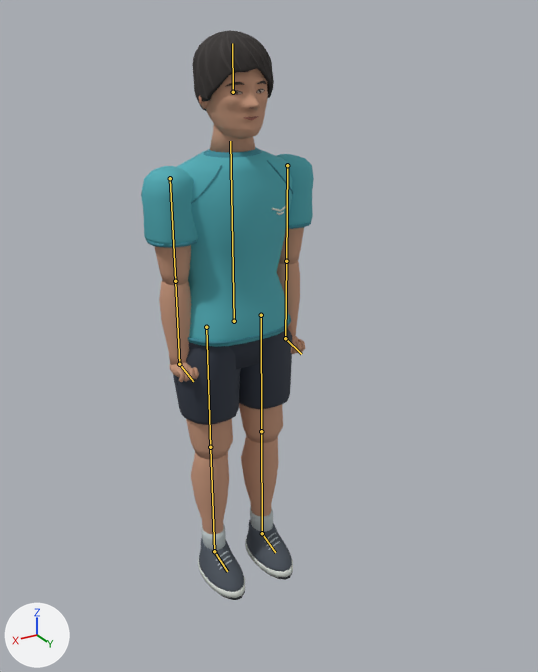
The Blender file models/ground-crew.blend: old version first, new version second.
One viewpoint serves both versions: a 50 mm camera at (0.992, 1.857, 1.76) aimed at (-0.052, 0.117, 0.89). The lights are fixed; the arrows at lower left show +X, +Y and +Z. The first picture is the older version. The bones that change are drawn over the model as lines.

Names of what the first picture shows: 'HairSwept', 'Head', 'L_ArmEnd', 'L_ArmLower', 'L_ArmUpper', 'L_LegEnd', 'L_LegLower', 'L_LegUpper', 'R_ArmEnd', 'R_ArmLower', 'R_ArmUpper', 'R_LegEnd', 'R_LegLower', 'R_LegUpper', 'Torso'.
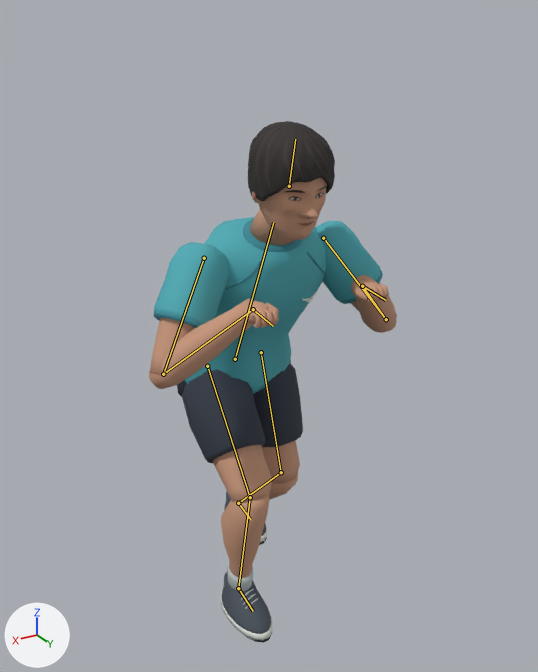
The newer file adds an action. The first version stands in its rest pose; the second is drawn at frame 1 of the action 'Crew Release'.

Boxes [x1, y1, x2, y2] around the edits, measured in the pictures (538 x 672 px):
'Torso', posed (27% wider, 22% shorter): before [177, 125, 294, 369]; after [177, 208, 326, 397]
'R_ArmUpper', posed (38% wider, 12% taller): before [141, 166, 198, 285]; after [150, 242, 229, 376]
'R_LegUpper', posed: before [173, 346, 241, 459]; after [182, 370, 272, 504]
'HairSwept', posed (6% wider): before [192, 30, 274, 111]; after [248, 121, 335, 201]
'L_LegUpper', posed: before [239, 328, 292, 443]; after [253, 362, 303, 483]
'Head', posed: before [199, 69, 268, 139]; after [252, 178, 327, 240]
'R_LegLower', posed (26% wider): before [191, 452, 229, 550]; after [221, 495, 269, 591]
'L_ArmUpper', posed: before [277, 154, 314, 264]; after [315, 221, 397, 318]
'R_ArmLower', posed: before [159, 281, 191, 365]; after [149, 299, 253, 389]
'R_LegEnd', posed (8% wider, 14% taller): before [198, 538, 245, 600]; after [221, 572, 272, 643]
'L_LegLower', posed: before [241, 436, 279, 532]; after [269, 475, 298, 500]
'L_ArmLower', posed: before [277, 262, 300, 337]; after [352, 275, 397, 333]
'L_LegEnd', posed (mostly hidden afterwards): before [245, 519, 293, 580]; after [223, 492, 267, 545]
'L_ArmEnd', posed: before [291, 335, 305, 354]; after [351, 278, 389, 302]
bone 'Spine', root to tip: before (234, 321) to (230, 141); after (235, 359) to (273, 222)
bone 'Neck', root to tip: before (233, 92) to (232, 43); after (289, 186) to (295, 139)
bone 'Upper arm.L', root to tip: before (287, 165) to (286, 261); after (323, 238) to (386, 319)
bone 'Forearm.L', root to tip: before (286, 261) to (285, 338); after (386, 319) to (362, 286)
bone 'Hand.L', root to tip: before (285, 338) to (301, 354); after (362, 286) to (385, 300)
bone 'Thigh.L', root to tip: before (261, 315) to (261, 431); after (261, 352) to (281, 472)
bone 'Shin.L', root to tip: before (261, 431) to (262, 533); after (281, 472) to (238, 503)
bone 'Foot.L', root to tip: before (262, 533) to (275, 552); after (238, 503) to (251, 520)
bone 'Upper arm.R', root to tip: before (170, 178) to (175, 281); after (204, 258) to (163, 374)
bone 'Forearm.R', root to tip: before (175, 281) to (179, 364); after (163, 374) to (253, 309)
bone 'Hand.R', root to tip: before (179, 364) to (193, 381); after (253, 309) to (273, 326)
bone 'Thigh.R', root to tip: before (206, 327) to (210, 447); after (207, 366) to (250, 497)
bone 'Shin.R', root to tip: before (210, 447) to (214, 551); after (250, 497) to (238, 588)
bone 'Foot.R', root to tip: before (214, 551) to (227, 571); after (238, 588) to (253, 611)

The change, as a diff of the scene's bpy script:
```diff
--- a/models/ground-crew.blend.py
+++ b/models/ground-crew.blend.py
@@ bone_spine @@
 bone_spine = bpy.data.objects['GroundCrewRig'].pose.bones['Spine']
-bone_spine.location = (0.0, 0.0, 0.0)
-bone_spine.rotation_quaternion = (1.0, 0.0, 0.0, 0.0)  # degrees (0, 0, 0)
+bone_spine.location = (0.0, -0.128, 0.0)
+bone_spine.rotation_quaternion = (0.976, -0.218, 0.0, 0.0)  # degrees (-25, 0, 0)
@@ bone_neck @@
 bone_neck = bpy.data.objects['GroundCrewRig'].pose.bones['Neck']  # child of 'Spine'
-bone_neck.rotation_quaternion = (1.0, 0.0, 0.0, 0.0)  # degrees (0, 0, 0)
+bone_neck.rotation_quaternion = (0.995, 0.103, 0.0, 0.0)  # degrees (12, 0, 0)
@@ bone_upper_arm_l @@
 bone_upper_arm_l = bpy.data.objects['GroundCrewRig'].pose.bones['Upper arm.L']  # child of 'Spine'
-bone_upper_arm_l.rotation_quaternion = (1.0, 0.0, 0.0, 0.0)  # degrees (0, 0, 0)
+bone_upper_arm_l.rotation_quaternion = (0.89, 0.358, -0.062, 0.275)  # degrees (39, -18, 28)
@@ bone_forearm_l @@
 bone_forearm_l = bpy.data.objects['GroundCrewRig'].pose.bones['Forearm.L']  # child of 'Upper arm.L'
-bone_forearm_l.rotation_quaternion = (1.0, 0.0, 0.0, 0.0)  # degrees (0, 0, 0)
+bone_forearm_l.rotation_quaternion = (0.276, 0.39, -0.254, -0.841)  # degrees (49, 31, -129)
@@ bone_hand_l @@
 bone_hand_l = bpy.data.objects['GroundCrewRig'].pose.bones['Hand.L']  # child of 'Forearm.L'
-bone_hand_l.rotation_quaternion = (1.0, 0.0, 0.0, 0.0)  # degrees (0, 0, 0)
+bone_hand_l.rotation_quaternion = (0.459, -0.464, 0.75, 0.111)  # degrees (25, 128, 76)
@@ bone_thigh_l @@
 bone_thigh_l = bpy.data.objects['GroundCrewRig'].pose.bones['Thigh.L']  # child of 'Spine'
-bone_thigh_l.rotation_quaternion = (1.0, 0.0, 0.0, 0.0)  # degrees (0, 0, 0)
+bone_thigh_l.rotation_quaternion = (0.946, 0.323, -0.006, 0.027)  # degrees (38, -2, 3)
@@ bone_shin_l @@
 bone_shin_l = bpy.data.objects['GroundCrewRig'].pose.bones['Shin.L']  # child of 'Thigh.L'
-bone_shin_l.rotation_quaternion = (1.0, 0.0, 0.0, 0.0)  # degrees (0, 0, 0)
+bone_shin_l.rotation_quaternion = (0.88, -0.474, 0.009, -0.034)  # degrees (-57, -1, -4)
@@ bone_foot_l @@
 bone_foot_l = bpy.data.objects['GroundCrewRig'].pose.bones['Foot.L']  # child of 'Shin.L'
-bone_foot_l.rotation_quaternion = (1.0, 0.0, 0.0, 0.0)  # degrees (0, 0, 0)
+bone_foot_l.rotation_quaternion = (0.926, 0.376, 0.008, 0.002)  # degrees (44, 1, 1)
@@ bone_upper_arm_r @@
 bone_upper_arm_r = bpy.data.objects['GroundCrewRig'].pose.bones['Upper arm.R']  # child of 'Spine'
-bone_upper_arm_r.rotation_quaternion = (1.0, 0.0, 0.0, 0.0)  # degrees (0, 0, 0)
+bone_upper_arm_r.rotation_quaternion = (0.89, 0.358, 0.062, -0.275)  # degrees (39, 18, -28)
@@ bone_forearm_r @@
 bone_forearm_r = bpy.data.objects['GroundCrewRig'].pose.bones['Forearm.R']  # child of 'Upper arm.R'
-bone_forearm_r.rotation_quaternion = (1.0, 0.0, 0.0, 0.0)  # degrees (0, 0, 0)
+bone_forearm_r.rotation_quaternion = (0.276, 0.39, 0.254, 0.841)  # degrees (49, -31, 129)
@@ bone_hand_r @@
 bone_hand_r = bpy.data.objects['GroundCrewRig'].pose.bones['Hand.R']  # child of 'Forearm.R'
-bone_hand_r.rotation_quaternion = (1.0, 0.0, 0.0, 0.0)  # degrees (0, 0, 0)
+bone_hand_r.rotation_quaternion = (0.459, -0.464, -0.75, -0.111)  # degrees (25, -128, -76)
@@ bone_thigh_r @@
 bone_thigh_r = bpy.data.objects['GroundCrewRig'].pose.bones['Thigh.R']  # child of 'Spine'
-bone_thigh_r.rotation_quaternion = (1.0, 0.0, 0.0, 0.0)  # degrees (0, 0, 0)
+bone_thigh_r.rotation_quaternion = (0.822, 0.57, 0.006, -0.025)  # degrees (69, 2, -2)
@@ bone_shin_r @@
 bone_shin_r = bpy.data.objects['GroundCrewRig'].pose.bones['Shin.R']  # child of 'Thigh.R'
-bone_shin_r.rotation_quaternion = (1.0, 0.0, 0.0, 0.0)  # degrees (0, 0, 0)
+bone_shin_r.rotation_quaternion = (0.88, -0.475, -0.001, 0.031)  # degrees (-57, 2, 3)
@@ bone_foot_r @@
 bone_foot_r = bpy.data.objects['GroundCrewRig'].pose.bones['Foot.R']  # child of 'Shin.R'
-bone_foot_r.rotation_quaternion = (1.0, 0.0, 0.0, 0.0)  # degrees (0, 0, 0)
+bone_foot_r.rotation_quaternion = (0.994, 0.108, -0.005, -0.001)  # degrees (12, -1, 0)
```
